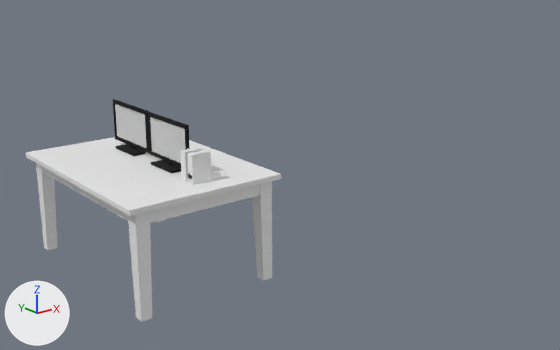
The glTF model public/odc/table.gltf, before and after one commit.
Rendered twice from a 50 mm lens placed at (-266.4, 240.1, 17.4), pointed at (-235.1, 279.3, 1.7). Lighting does not change. The marker at lower left points along +X, +Y and +Z.

The first picture shows 'computer-apple', 'computer-hw', 'monitor', 'monitor.001', 'table'.
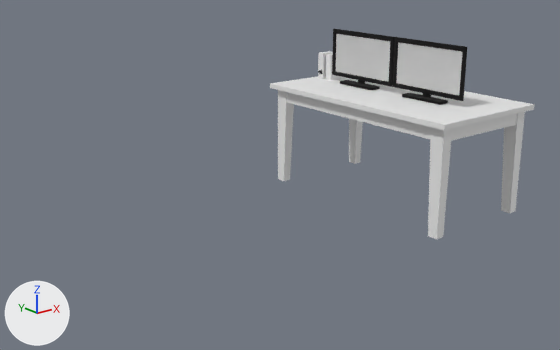
Pixel boxes [x1, y1, x2, y2] of what changed, in the pictures (560 x 350 px):
```json
{"object": "table", "change": "moved, rescaled", "before": [25, 137, 281, 322], "after": [270, 76, 535, 239], "on screen": "12% shorter"}
{"object": "monitor", "change": "moved, rescaled, turned", "before": [113, 99, 149, 156], "after": [392, 37, 467, 105]}
{"object": "monitor.001", "change": "moved, rescaled, turned", "before": [147, 112, 190, 173], "after": [332, 29, 394, 90]}
{"object": "computer-apple", "change": "moved, rescaled", "before": [187, 150, 211, 185], "after": [318, 51, 333, 79], "on screen": "36% narrower, 19% shorter"}
{"object": "computer-hw", "change": "moved, rescaled", "before": [181, 147, 203, 181], "after": [326, 53, 341, 80], "on screen": "30% narrower, 20% shorter"}
{"object": "apple-logo", "change": "moved, rescaled", "before": [188, 173, 192, 179], "after": [318, 69, 323, 74]}
```

Edits to the scene script, one JSON object a line:
```json
{"op": "set", "path": "ob_table.location", "old": "(-244.87, 279.6, -2.0)", "new": "(-223.87, 279.6, -2.0)"}
{"op": "set", "path": "ob_table.scale", "old": "(-0.105, 0.163, 0.133)", "new": "(0.139, 0.163, 0.166)"}
{"op": "set", "path": "ob_computer_apple.location", "old": "(-48.36, 2.513, 53.5)", "new": "(-57.91, 2.566, 53.5)"}
{"op": "set", "path": "ob_computer_hw.location", "old": "(-40.92, 2.648, 53.4)", "new": "(-51.47, 2.595, 53.4)"}
{"op": "set", "path": "ob_monitor.location", "old": "(10.5, 5.314, 47.54)", "new": "(3.583, 1.517, 47.54)"}
{"op": "set", "path": "ob_monitor.rotation_euler", "old": "(1.572, -0.00156, -1.575)", "new": "(1.569, -0.0017, -1.567)", "note": "degrees (90, -0.1, -90)"}
{"op": "set", "path": "ob_monitor.scale", "old": "(0.674, 0.827, 1.05)", "new": "(0.674, 0.946, 1.2)"}
{"op": "set", "path": "ob_monitor_001.location", "old": "(-32.4, 5.158, 47.39)", "new": "(-44.32, 1.447, 47.54)"}
{"op": "set", "path": "ob_monitor_001.rotation_euler", "old": "(1.572, -0.00156, -1.575)", "new": "(1.569, -0.0017, -1.567)", "note": "degrees (90, -0.1, -90)"}
{"op": "set", "path": "ob_monitor_001.scale", "old": "(0.674, 0.827, 1.05)", "new": "(0.674, 0.946, 1.2)"}
```
